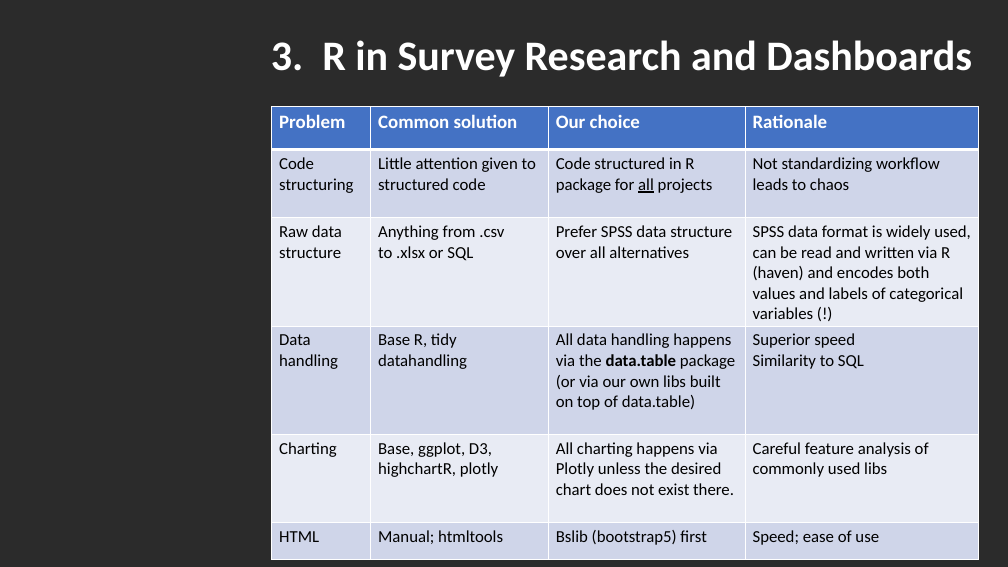
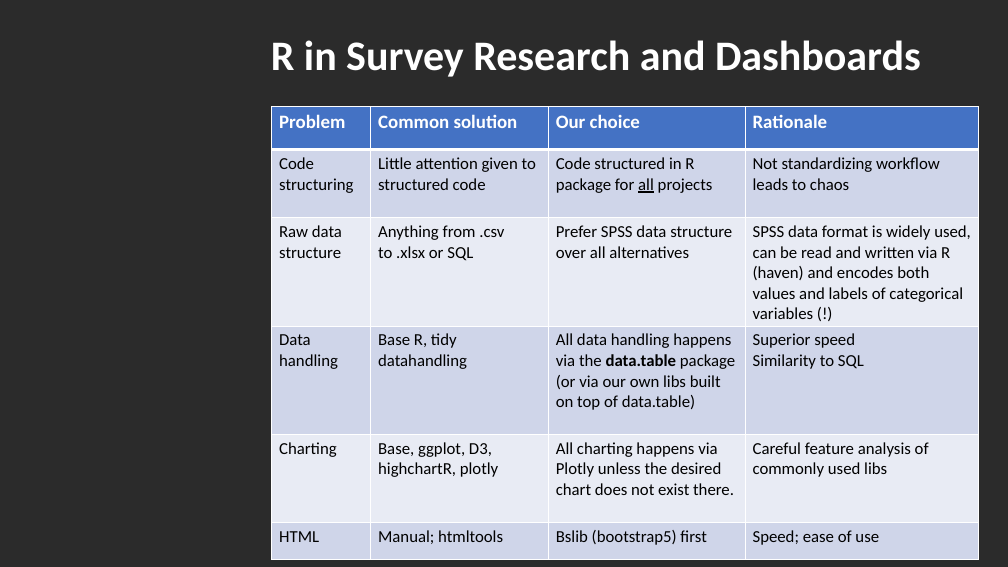
Before and after one commit to DataIMLabs/MIE2024, a slide deck: slide 9 of presentation/session1/MIE2024-DataIM-Masterclass-Session1.pptx (slide 12 before the commit). Drawn at 1008x567 pixels with LibreOffice and Linux fonts; fonts in the diff are those of the drawing; background and template pictures are left out; a plain dark background stands for a picture behind light text. Boxes give left, top, right and bottom in pixels: in the first picture for what was removed or moved away, otherwise in the second. Text is boxed around its words. In the diff, an @@ line names an element or a change of style, - is before the commit and + after.

```diff
--- a/presentation/session1/MIE2024-DataIM-Masterclass-Session1.pptx
+++ b/presentation/session1/MIE2024-DataIM-Masterclass-Session1.pptx
@@ text at <box>271,40,921,77</box>: text changed @@
-3. R in Survey Research and Dashboards
+R in Survey Research and Dashboards
```
Also in this commit, not shown: 8 other slides changed, 21 slides added, 2 slides removed, 6 other files.
